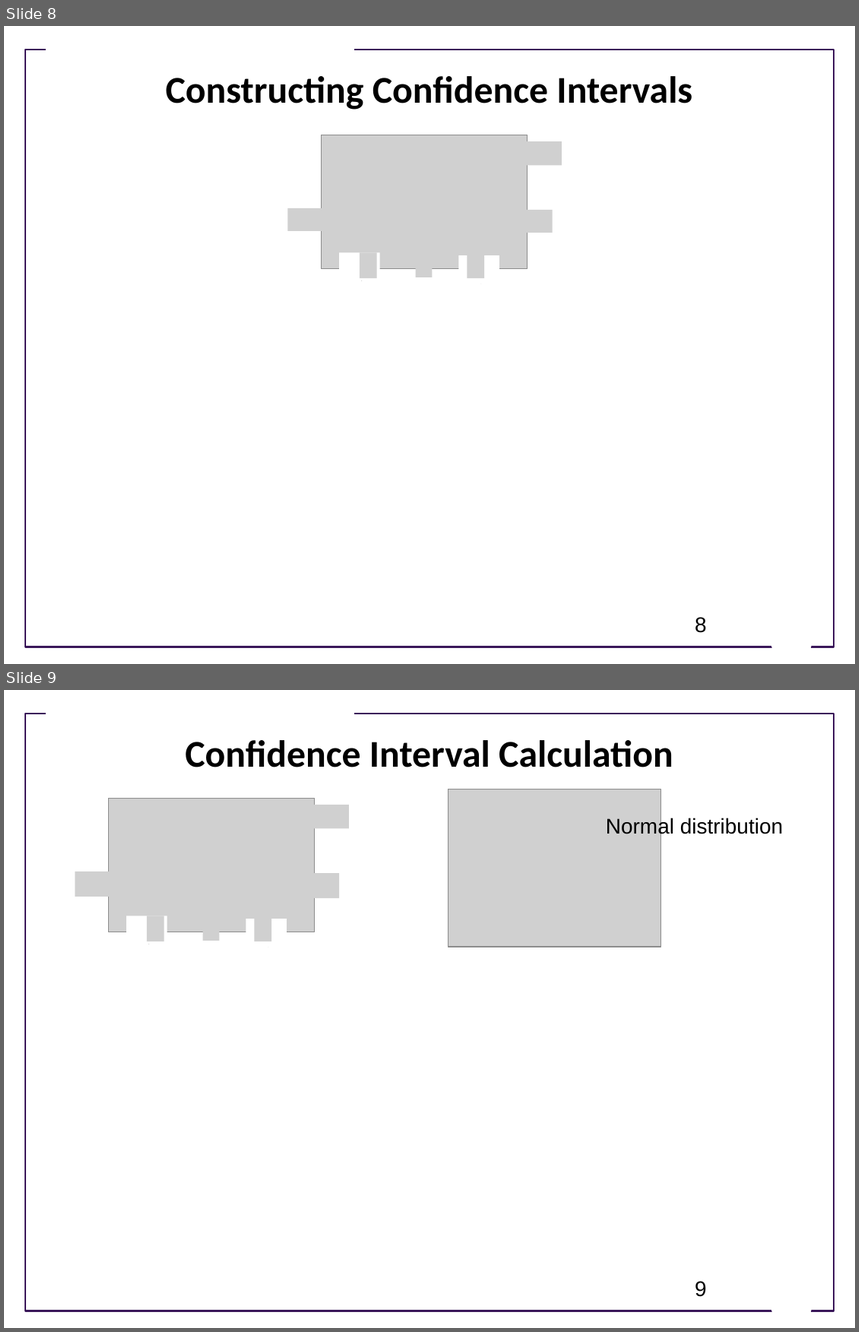
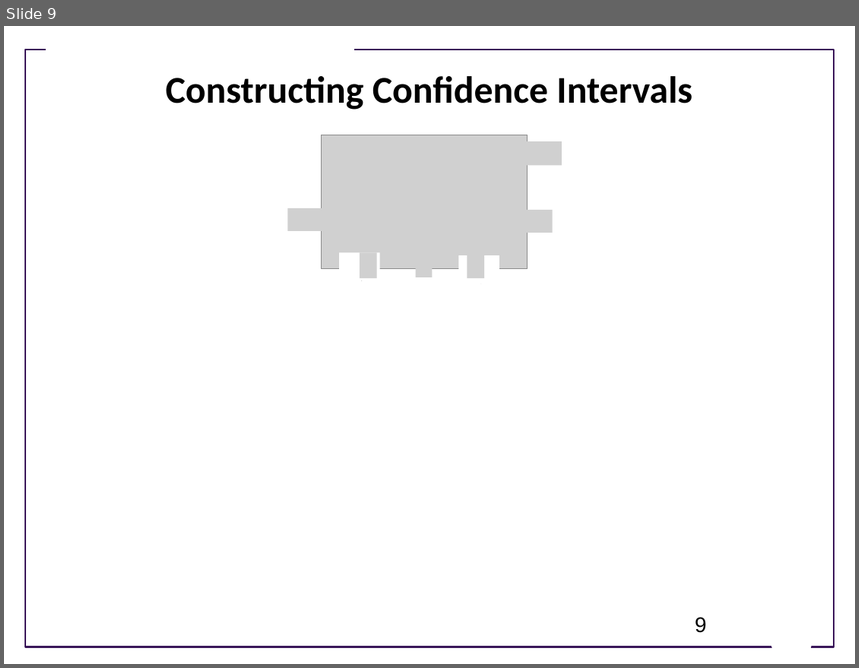
Before and after one commit to ModelEngineering/advancing-biomedical-models, a slide deck: lecture_12/bootstrapping/12_Parameter_Confidence_Intervals_With_Bootstrapping.pptx. Shown one above the other, each under a label of ours: slides 8 and 9 before the commit, slide 9 after it. The pictures are 859x1332 and 859x668 pixels, drawn with LibreOffice and Linux fonts; fonts in the diff are those of the drawing; grey boxes stand for pictures; background and template pictures are left out. Boxes give left, top, right and bottom in pixels: in the first picture for what was removed or moved away, otherwise in the second. Text is boxed around its words. In the diff, an @@ line names an element or a change of style, - is before the commit and + after.

Commit message:
Updated slides

```diff
--- a/lecture_12/bootstrapping/12_Parameter_Confidence_Intervals_With_Bootstrapping.pptx
+++ b/lecture_12/bootstrapping/12_Parameter_Confidence_Intervals_With_Bootstrapping.pptx
@@ slide 9 removed at [4,690,855,1328], background #FFFFFF; not listed: 3 template elements that a slide beside it also shows @@
@@ title removed at [185,740,674,768] @@
-Confidence Interval Calculation
@@ picture removed at [449,789,661,947] @@
@@ text removed at [606,817,783,837] @@
-Normal distribution
@@ group removed at [75,798,349,947]: 8 pictures, 2 rectangles @@
@@ page number removed at [695,1281,707,1297] @@
-9
@@ what was slide 8 is now slide 9 @@
@@ page number at [695,617,707,633]: text changed @@
-8
+9
```
Also in this commit, not shown: 1 slide added, 1 other file.
